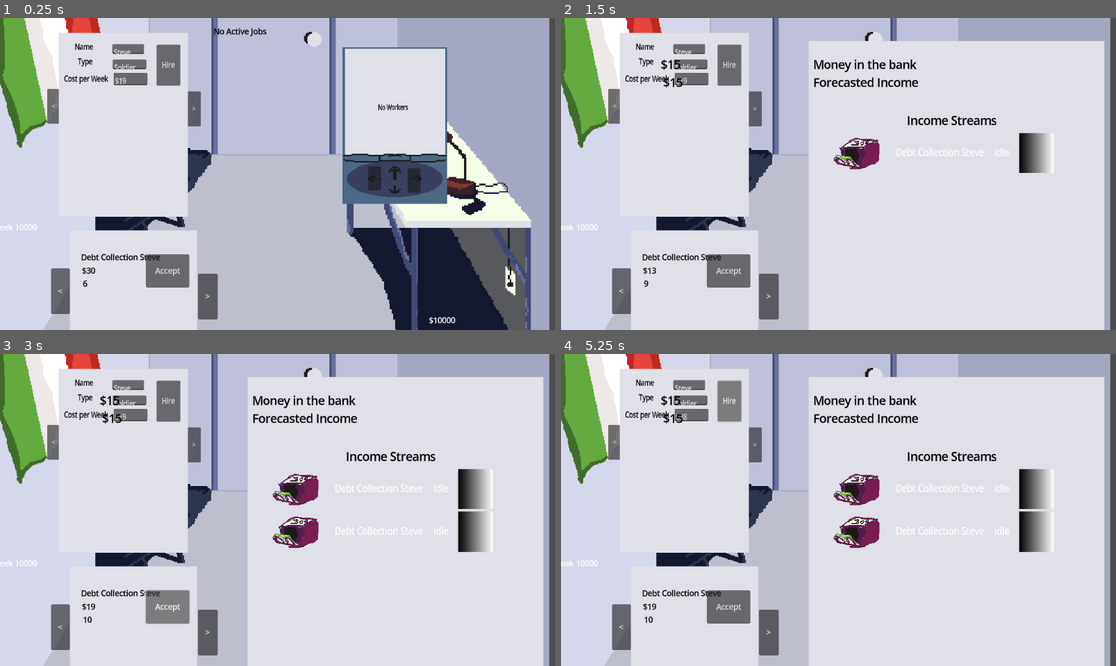
Above: before the commit, frames 1-4 (two rows, left to right).
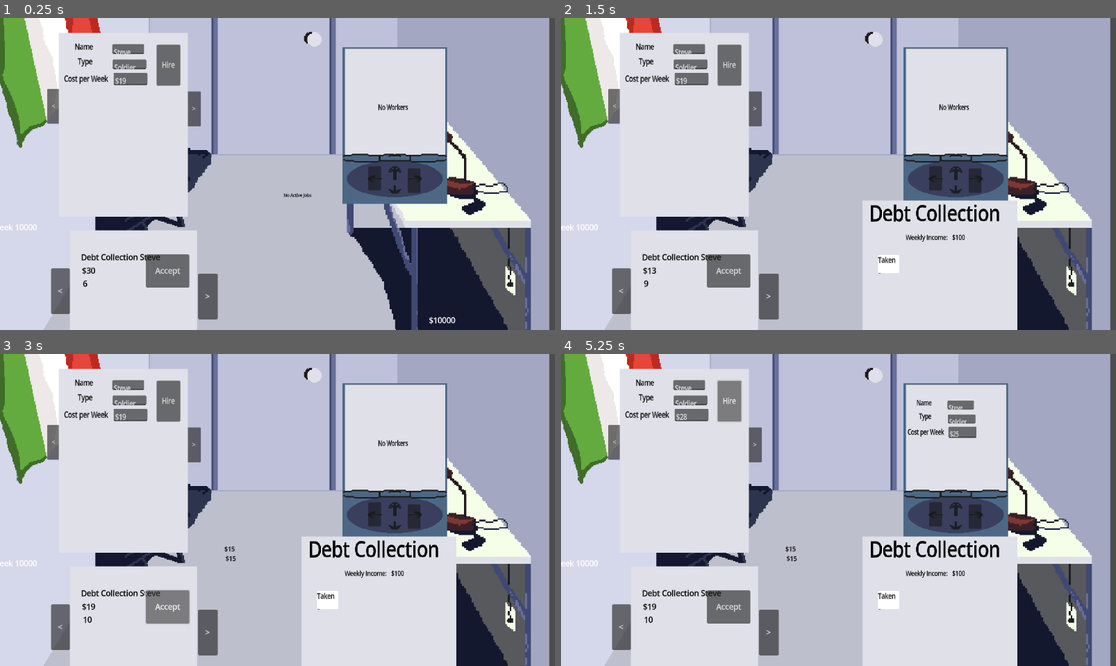
Above: after the commit, the same moments.

Repository: deruitda/ludum-dare-58
Game: Godot game, scene res://main.tscn
Same seed, same stepped clock (60 frames per second), same inputs: the game is played once before the commit and once after it.
Inputs (mouse positions are in pixels of both pictures, inside the frame that each line leads up to; where the layout moved, square brackets give the same spot in the first picture):
- Up to frame 1 (0.25 s): no input
- Up to frame 2 (1.5 s): click "Accept" at 0.5 s; click (982, 261) [1038, 152] at 1.25 s
- Up to frame 3 (3 s): click (321, 600) at 2.02 s; click "Accept" at 2.75 s
- Up to frame 4 (5.25 s): click "<" at 3.5 s; click ">" at 4.25 s; click "Hire" at 5 s

The runs differ from the first frame. In frame 1, 0.2% of the frame differs, in the area x 38-57%, y 3-58%; in frame 2, 33%; in frame 3, 33%; in frame 4, 33%, in the area x 18-98%, y 7-100%.

Commit message:
wip capacity

Diff:
--- a/desk/active_income_stream_binder.gd
+++ b/desk/active_income_stream_binder.gd
@@ -3,6 +3,7 @@
 @export var no_jobs_available_control: Control
 @onready var active_income_streams_manager: ActiveIncomeStreamsManager
 @export var income_stream_overview: IncomeStreamOverview
+@export var income_stream_detail: IncomeStreamDetail
 
 func set_active_income_stream_manager(stream_manager: ActiveIncomeStreamsManager) -> void:
 	active_income_streams_manager = stream_manager
@@ -25,3 +26,10 @@
 
 func set_income_stream_view() -> void:
 	income_stream_overview.set_income_streams(active_income_streams_manager.get_income_streams())
+
+
+
+func _on_income_stream_overview_on_detail_button_press(income_stream: IncomeStream) -> void:
+	income_stream_detail.set_income_stream(income_stream)
+	income_stream_overview.visible = false
+	income_stream_detail.visible = true
--- a/desk/active_income_stream_binder.tscn
+++ b/desk/active_income_stream_binder.tscn
@@ -1,14 +1,16 @@
-[gd_scene load_steps=5 format=3 uid="uid://doxyjb1hpinnl"]
+[gd_scene load_steps=6 format=3 uid="uid://doxyjb1hpinnl"]
 
 [ext_resource type="Script" uid="uid://dnitr14mmxi23" path="res://desk/active_income_stream_binder.gd" id="1_2j2su"]
 [ext_resource type="PackedScene" uid="uid://bq8o5jne4yws1" path="res://utilities/paginator.tscn" id="3_honsa"]
 [ext_resource type="PackedScene" uid="uid://dx4fh10vgnuhk" path="res://scenes/binder/income-stream-overview.tscn" id="4_8n841"]
 [ext_resource type="LabelSettings" uid="uid://djkpwc0lasqli" path="res://desk/Resumes/resume_label.tres" id="4_ggwav"]
+[ext_resource type="PackedScene" uid="uid://og67qjuev08k" path="res://scenes/binder/income-stream-detail.tscn" id="5_m6nng"]
 
-[node name="ActiveIncomeStreamBinder" type="Node2D" node_paths=PackedStringArray("no_jobs_available_control", "income_stream_overview")]
+[node name="ActiveIncomeStreamBinder" type="Node2D" node_paths=PackedStringArray("no_jobs_available_control", "income_stream_overview", "income_stream_detail")]
 script = ExtResource("1_2j2su")
 no_jobs_available_control = NodePath("NoPotentialJobsControl")
 income_stream_overview = NodePath("IncomeStreamOverview")
+income_stream_detail = NodePath("IncomeStreamDetail")
 
 [node name="Paginator" parent="." instance=ExtResource("3_honsa")]
 
@@ -31,3 +33,8 @@
 label_settings = ExtResource("4_ggwav")
 
 [node name="IncomeStreamOverview" parent="." instance=ExtResource("4_8n841")]
+
+[node name="IncomeStreamDetail" parent="." instance=ExtResource("5_m6nng")]
+visible = false
+
+[connection signal="on_detail_button_press" from="IncomeStreamOverview" to="." method="_on_income_stream_overview_on_detail_button_press"]
--- a/desk/room.tscn
+++ b/desk/room.tscn
@@ -49,7 +49,8 @@
 script = ExtResource("6_bnidx")
 
 [node name="AcceptedIncomeStreamBinder" parent="." instance=ExtResource("8_tfbhj")]
-position = Vector2(530, -376)
+position = Vector2(642, -45.000008)
+scale = Vector2(0.5224034, 0.5420664)
 
 [node name="CeilingFan" parent="." instance=ExtResource("9_x1u2a")]
 position = Vector2(592, -524)
--- /dev/null
+++ b/entities/IncomeStreams/capacity.gd
@@ -0,0 +1,7 @@
+extends Node
+class_name Capacity
+
+@onready var current_worker = Worker
+
+func set_worker(worker: Worker) -> void:
+	current_worker = worker
--- /dev/null
+++ b/entities/IncomeStreams/capacity.tscn
@@ -0,0 +1,6 @@
+[gd_scene load_steps=2 format=3 uid="uid://c24mew64l4h0k"]
+
+[ext_resource type="Script" uid="uid://cvilcvncntddg" path="res://entities/IncomeStreams/capacity.gd" id="1_mewci"]
+
+[node name="Capacity" type="Node"]
+script = ExtResource("1_mewci")
--- /dev/null
+++ b/entities/IncomeStreams/capacity_manager.gd
@@ -0,0 +1,6 @@
+extends Node
+class_name CapacityManager
+
+func create_vacant_capacity_item():
+	var capacity = Capacity.new()
+	add_child(capacity)
--- /dev/null
+++ b/entities/IncomeStreams/capacity_manager.tscn
@@ -0,0 +1,6 @@
+[gd_scene load_steps=2 format=3 uid="uid://l4u388885woc"]
+
+[ext_resource type="Script" uid="uid://drruqwrhq0sr4" path="res://entities/IncomeStreams/capacity_manager.gd" id="1_kxrw8"]
+
+[node name="CapacityManager" type="Node2D"]
+script = ExtResource("1_kxrw8")
--- a/entities/IncomeStreams/income_stream.gd
+++ b/entities/IncomeStreams/income_stream.gd
@@ -1,5 +1,4 @@
 extends Node
-
 class_name IncomeStream
 
 @export var income_stream_name: String = ""
@@ -14,9 +13,18 @@
 @export var description: String = ""
 @export var accepted_worker_types: Array[WorkerTypeResource] = []
 
+@onready var capacity_manager: CapacityManager
+
 func add_worker(worker: Worker) -> void:
 	if  capacity > len(currentWorkers):
 		currentWorkers.append(worker)
 
 func get_weeks_left() -> int:
 	return duration_in_weeks - active_weeks_transpired
+
+func set_capacity_items() -> void:
+	if capacity_manager == null:
+		capacity_manager = CapacityManager.new()
+		add_child(capacity_manager)
+	for i in capacity:
+		capacity_manager.create_vacant_capacity_item()
--- a/managers/IncomeStreamsManagers/active_income_stream_manager.gd
+++ b/managers/IncomeStreamsManagers/active_income_stream_manager.gd
@@ -5,6 +5,7 @@
 
 func accept_income_stream(income_stream: IncomeStream) -> void:
 	add_child(income_stream)
+	income_stream.set_capacity_items()
 	active_income_stream_added.emit(income_stream)
 
 func get_income_streams() -> Array[IncomeStream]:
--- a/scenes/binder/income-stream-detail.tscn
+++ b/scenes/binder/income-stream-detail.tscn
@@ -1,7 +1,9 @@
-[gd_scene load_steps=5 format=3 uid="uid://og67qjuev08k"]
+[gd_scene load_steps=7 format=3 uid="uid://og67qjuev08k"]
 
 [ext_resource type="Texture2D" uid="uid://d355ftby527bc" path="res://assets/proto/paper.png" id="1_fubfi"]
+[ext_resource type="Script" uid="uid://d22do6aaw1qih" path="res://scenes/binder/income_stream_detail.gd" id="1_vns1v"]
 [ext_resource type="LabelSettings" uid="uid://djkpwc0lasqli" path="res://desk/Resumes/resume_label.tres" id="2_vns1v"]
+[ext_resource type="PackedScene" uid="uid://b5kfuahvbhjn1" path="res://ui/capacity_row.tscn" id="4_vns1v"]
 
 [sub_resource type="AtlasTexture" id="AtlasTexture_x8ktw"]
 atlas = ExtResource("1_fubfi")
@@ -18,23 +20,31 @@
 "speed": 5.0
 }]
 
-[node name="IncomeStreamOverview" type="Control"]
+[node name="IncomeStreamDetail" type="Control" node_paths=PackedStringArray("capacity_row")]
 layout_mode = 3
 anchors_preset = 0
-scale = Vector2(4.6512938, 4.6512938)
+scale = Vector2(4.656634, 4.6512938)
+script = ExtResource("1_vns1v")
+capacity_row = NodePath("VBoxContainer/CapacityRow")
 
 [node name="AnimatedSprite2D" type="AnimatedSprite2D" parent="."]
 position = Vector2(66, 69.25)
 scale = Vector2(0.5, 0.5)
 sprite_frames = SubResource("SpriteFrames_evvlh")
 
-[node name="VBoxContainer" type="VBoxContainer" parent="."]
-layout_mode = 0
-offset_right = 132.00629
+[node name="VBoxContainer" type="Control" parent="."]
+anchors_preset = 0
+offset_left = 0.21499395
+offset_right = 132.22128
 offset_bottom = 138.4561
+scale = Vector2(0.9433105, 1.0702332)
 
 [node name="IncomeNameLabel" type="Label" parent="VBoxContainer"]
-layout_mode = 2
+layout_mode = 0
+offset_left = 6.0
+offset_top = -1.0
+offset_right = 125.0
+offset_bottom = 21.333334
 size_flags_horizontal = 4
 theme_override_font_sizes/font_size = 6
 text = "Debt Collection"
@@ -42,7 +52,11 @@
 vertical_alignment = 1
 
 [node name="HBoxContainer2" type="HBoxContainer" parent="VBoxContainer"]
-layout_mode = 2
+layout_mode = 0
+offset_left = 39.0
+offset_top = 26.0
+offset_right = 93.0
+offset_bottom = 32.0
 size_flags_horizontal = 4
 size_flags_vertical = 4
 
@@ -59,3 +73,12 @@
 theme_override_colors/font_color = Color(0, 0, 0, 1)
 theme_override_font_sizes/font_size = 5
 text = "$100"
+
+[node name="CapacityRow" parent="VBoxContainer" instance=ExtResource("4_vns1v")]
+custom_minimum_size = Vector2(50, 50)
+layout_mode = 0
+offset_left = 14.358601
+offset_top = 41.984993
+offset_right = 146.3586
+offset_bottom = 91.98499
+scale = Vector2(0.33333334, 0.35050365)
--- a/scenes/binder/income-stream-overview.tscn
+++ b/scenes/binder/income-stream-overview.tscn
@@ -21,7 +21,7 @@
 }]
 
 [node name="IncomeStreamOverview" type="Node2D" node_paths=PackedStringArray("income_overview_grid", "total_money_label", "forcasted_money_label")]
-scale = Vector2(4.6512938, 4.6512938)
+scale = Vector2(4.6512938, 4.5897837)
 script = ExtResource("1_l6iai")
 income_overview_grid = NodePath("Control/Control/OverviewGrid")
 total_money_label = NodePath("Control/TotalAmount")
@@ -138,3 +138,5 @@
 offset_right = 468.9986
 offset_bottom = 340.28348
 scale = Vector2(0.24000072, 0.28000185)
+
+[connection signal="on_detail_button_press" from="Control/Control/OverviewGrid" to="." method="_on_overview_grid_on_detail_button_press"]
--- /dev/null
+++ b/scenes/binder/income_stream_detail.gd
@@ -0,0 +1,7 @@
+extends Control
+class_name IncomeStreamDetail
+
+@export var capacity_row: CapacityRow
+
+func set_income_stream(income_stream: IncomeStream) -> void:
+	capacity_row.set_income_stream(income_stream)
--- a/scenes/binder/income_stream_overview.gd
+++ b/scenes/binder/income_stream_overview.gd
@@ -1,5 +1,7 @@
 extends Node2D
 class_name IncomeStreamOverview
+
+signal on_detail_button_press(income_stream: IncomeStream)
 
 @export var income_overview_grid: IncomeOverviewGrid
 @export var total_money_label: Label
@@ -17,3 +19,7 @@
 		income_overview_grid.add_row(income_stream)
 func refresh() -> void:
 	income_overview_grid.reset()
+
+
+func _on_overview_grid_on_detail_button_press(income_stream: IncomeStream) -> void:
+	on_detail_button_press.emit(income_stream)
--- a/scenes/grids/income/income_data_row.gd
+++ b/scenes/grids/income/income_data_row.gd
@@ -1,10 +1,16 @@
 extends HBoxContainer
 class_name IncomeDataRow
 
+signal on_detail_button_press(income_stream: IncomeStream)
+
 @onready var income_stream: IncomeStream
-
 @export var description_label: Label
 
 func set_income_stream(new_income_stream: IncomeStream) -> void:
 	income_stream = new_income_stream
 	description_label.text = income_stream.income_stream_name
+
+
+func _on_details_button_button_up() -> void:
+	on_detail_button_press.emit(income_stream)
+	pass # Replace with function body.
--- a/scenes/grids/income/income_data_row.tscn
+++ b/scenes/grids/income/income_data_row.tscn
@@ -63,3 +63,5 @@
 texture_normal = SubResource("GradientTexture2D_0n6gc")
 texture_pressed = SubResource("GradientTexture2D_8pqwb")
 stretch_mode = 0
+
+[connection signal="button_up" from="DetailsButton" to="." method="_on_details_button_button_up"]
--- a/scenes/grids/income/income_overview_grid.gd
+++ b/scenes/grids/income/income_overview_grid.gd
@@ -1,14 +1,20 @@
 extends ScrollContainer
 class_name IncomeOverviewGrid
+
+signal on_detail_button_press(income_stream: IncomeStream)
+
 @onready var income_streams_v_box: VBoxContainer = $IncomeStreamsVBox
 const INCOME_DATA_ROW = preload("uid://duwlhtwcqgncq")
 
 
 func add_row(incomeStream: IncomeStream) -> void:
-	var data_row = INCOME_DATA_ROW.instantiate()
+	var data_row = INCOME_DATA_ROW.instantiate() as IncomeDataRow
 	income_streams_v_box.add_child(data_row)
 	data_row.set_income_stream(incomeStream)
+	data_row.on_detail_button_press.connect(_on_detail_button_press)
 
 func reset() -> void:
 	for data_row in income_streams_v_box.get_children():
 		data_row.queue_free()
+func _on_detail_button_press(income_stream: IncomeStream):
+	on_detail_button_press.emit(income_stream)
--- /dev/null
+++ b/ui/capacity_button.gd
@@ -0,0 +1,12 @@
+extends Button
+class_name CapacityButton
+@onready var taken_label: Label = $ColorRect/TakenLabel
+@onready var not_taken_label: Label = $ColorRect/NotTakenLabel
+
+func set_is_taken(is_taken: bool):
+	if is_taken:
+		taken_label.visible = true
+		not_taken_label.visible = false
+	else:
+		taken_label.visible = false
+		not_taken_label.visible = true
--- /dev/null
+++ b/ui/capacity_button.tscn
@@ -0,0 +1,28 @@
+[gd_scene load_steps=3 format=3 uid="uid://354ndc2yqo5x"]
+
+[ext_resource type="Script" uid="uid://ds1txkdiragd7" path="res://ui/capacity_button.gd" id="1_71tks"]
+[ext_resource type="LabelSettings" uid="uid://djkpwc0lasqli" path="res://desk/Resumes/resume_label.tres" id="2_q7ojw"]
+
+[node name="CapacityButton" type="Button"]
+script = ExtResource("1_71tks")
+
+[node name="ColorRect" type="ColorRect" parent="."]
+layout_mode = 0
+offset_right = 57.0
+offset_bottom = 40.0
+scale = Vector2(1.0014733, 0.9981443)
+
+[node name="TakenLabel" type="Label" parent="ColorRect"]
+layout_mode = 0
+offset_right = 40.0
+offset_bottom = 23.0
+text = "Taken"
+label_settings = ExtResource("2_q7ojw")
+
+[node name="NotTakenLabel" type="Label" parent="ColorRect"]
+visible = false
+layout_mode = 0
+offset_right = 40.0
+offset_bottom = 23.0
+text = "Not"
+label_settings = ExtResource("2_q7ojw")
--- /dev/null
+++ b/ui/capacity_row.gd
@@ -0,0 +1,10 @@
+extends Control
+class_name CapacityRow
+
+func set_income_stream(income_stream: IncomeStream) -> void:
+	var length = len(get_children())
+	for i in length:
+		if income_stream.capacity > i:
+			get_children().get(i).visible = true
+		else:
+			get_children().get(i).visible = false
--- /dev/null
+++ b/ui/capacity_row.tscn
@@ -0,0 +1,46 @@
+[gd_scene load_steps=3 format=3 uid="uid://b5kfuahvbhjn1"]
+
+[ext_resource type="Script" uid="uid://dao4k3okgq547" path="res://ui/capacity_row.gd" id="1_ca7ih"]
+[ext_resource type="PackedScene" uid="uid://354ndc2yqo5x" path="res://ui/capacity_button.tscn" id="2_jisyx"]
+
+[node name="CapacityRow" type="Control"]
+layout_mode = 3
+anchors_preset = 0
+offset_right = 57.0
+offset_bottom = 41.0
+scale = Vector2(1.018868, 1.0588236)
+script = ExtResource("1_ca7ih")
+
+[node name="CapacityButton" parent="." instance=ExtResource("2_jisyx")]
+layout_mode = 0
+offset_right = 8.0
+offset_bottom = 41.0
+
+[node name="CapacityButton2" parent="." instance=ExtResource("2_jisyx")]
+layout_mode = 0
+offset_left = 57.907402
+offset_top = 1.8888887
+offset_right = 65.9074
+offset_bottom = 42.88889
+scale = Vector2(1.004902, 1)
+
+[node name="CapacityButton3" parent="." instance=ExtResource("2_jisyx")]
+layout_mode = 0
+offset_left = 121.7037
+offset_right = 129.7037
+offset_bottom = 41.0
+
+[node name="CapacityButton4" parent="." instance=ExtResource("2_jisyx")]
+layout_mode = 0
+offset_left = 182.55554
+offset_top = 0.9444444
+offset_right = 190.55554
+offset_bottom = 41.944443
+
+[node name="CapacityButton5" parent="." instance=ExtResource("2_jisyx")]
+layout_mode = 0
+offset_left = 239.48148
+offset_top = 2.833333
+offset_right = 247.48148
+offset_bottom = 43.833332
+scale = Vector2(1.004902, 1)
Not shown, added: entities/IncomeStreams/capacity.gd.uid
Not shown, added: entities/IncomeStreams/capacity_manager.gd.uid
Not shown, added: scenes/binder/income_stream_detail.gd.uid
Not shown, added: ui/capacity_button.gd.uid
Not shown, added: ui/capacity_row.gd.uid
